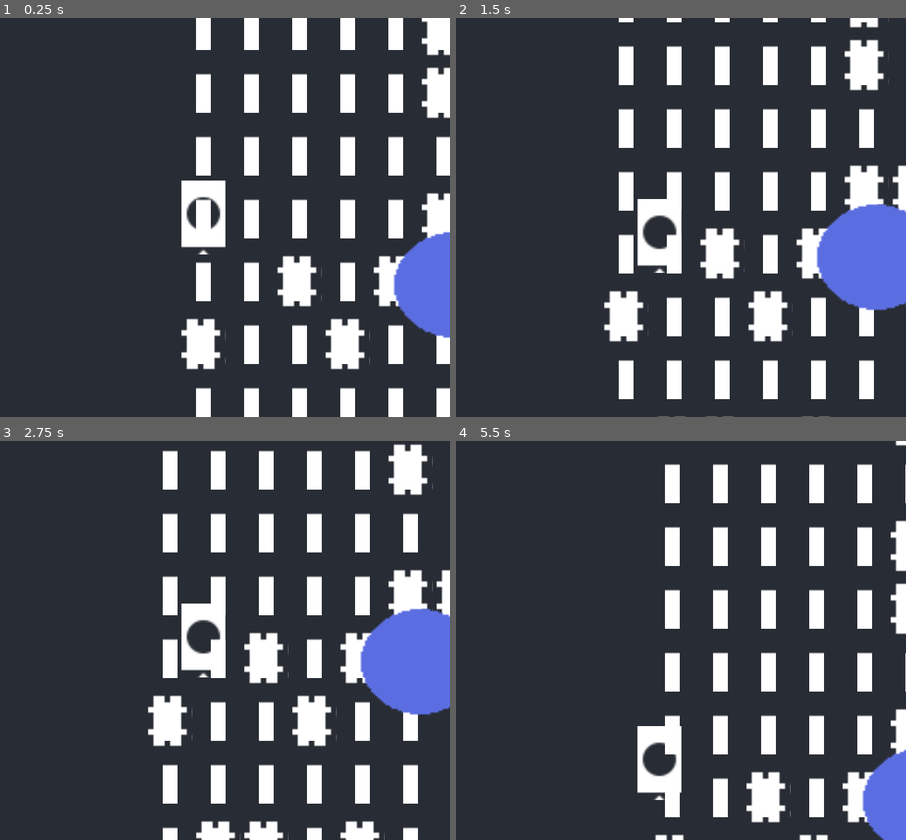
Above: before the commit, frames 1-4 (two rows, left to right).
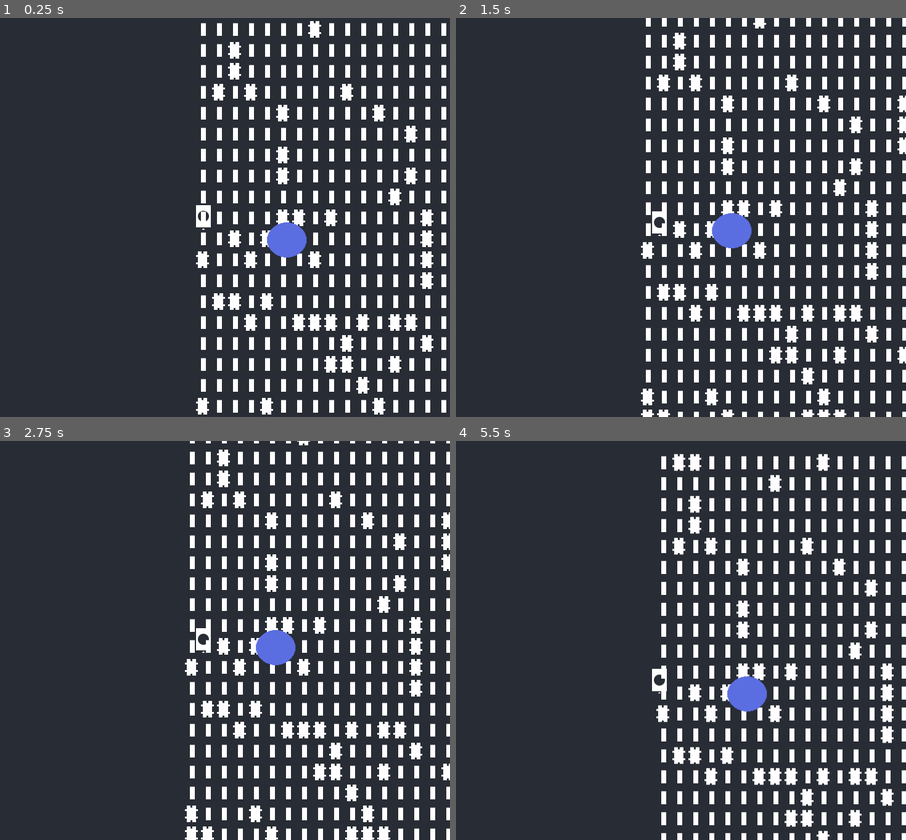
Above: after the commit, the same moments.

Repository: grantlouisherman/TransMigration
Game: Godot game, scene res://scene/main/main_scene.tscn
Same seed, same stepped clock (60 frames per second), same inputs: the game is played once before the commit and once after it.
Inputs:
- Up to frame 1 (0.25 s): no input
- Up to frame 2 (1.5 s): tap Enter at 0.5 s; hold D (move_right) 0.53-1.28 s; hold S (move_down) from 1.28 s (still down)
- Up to frame 3 (2.75 s): release S (move_down) at 2.03 s; hold D (move_right) from 2.03 s (still down)
- Up to frame 4 (5.5 s): tap Space at 2.75 s; release D (move_right) at 2.78 s; hold W (move_up) 2.78-3.53 s; hold A (move_left) 3.53-5.03 s; tap Enter at 5 s; hold S (move_down) from 5.03 s (still down)

The runs differ from the first frame. In frame 1, 25% of the frame differs, in the area x 40-100%, y 0-100%; in frame 2, 28%, in the area x 32-100%, y 0-100%; in frame 3, 28%; in frame 4, 23%.

Commit message:
signals for win con, and wall moves, no actions

Diff:
--- a/scene/main/Boundary.tscn
+++ b/scene/main/Boundary.tscn
@@ -1,9 +1,12 @@
-[gd_scene load_steps=2 format=3 uid="uid://ducumxe5h0upf"]
+[gd_scene load_steps=3 format=3 uid="uid://ducumxe5h0upf"]
+
+[ext_resource type="Script" path="res://scene/main/boundary.gd" id="1_2nl0r"]
 
 [sub_resource type="RectangleShape2D" id="RectangleShape2D_77gu7"]
 size = Vector2(807, 20)
 
 [node name="Node2D" type="Node2D"]
+script = ExtResource("1_2nl0r")
 
 [node name="Boundary" type="Node2D" parent="."]
 
--- a/scene/main/InitWorld.gd
+++ b/scene/main/InitWorld.gd
@@ -77,3 +77,27 @@
 			yPos+=1
 			if yPos == spawn_pont_y:
 				yPos+=1
+
+func _create_dungeon_walls():
+	#if last_wall_location == null:
+	#var rand_x = rng.randf_range(DungeonSize.MAX_X*-1, DungeonSize.MAX_X)
+	#var rand_y = rng.randf_range(DungeonSize.MAX_Y*-1,  DungeonSize.MAX_Y )
+	#var row = rand_x
+	#var column = rand_y
+	#_create_sprite(Wall,
+			#GroupName.DUNGEON,
+			#row,
+			#column,
+			#DungeonSize.MAX_X,
+			#DungeonSize.MAX_Y)
+	for i in range(100):
+		var rand_x = rng.randf_range(DungeonSize.MAX_X*-1, DungeonSize.MAX_X)
+		var rand_y = rng.randf_range(DungeonSize.MAX_Y*-1,  DungeonSize.MAX_Y )
+		var row = rand_x
+		var column = rand_y
+		_create_sprite(Wall,
+			GroupName.DUNGEON,
+			row,
+			column,
+			DungeonSize.MAX_X,
+			DungeonSize.MAX_Y)
--- /dev/null
+++ b/scene/main/boundary.gd
@@ -0,0 +1,17 @@
+extends Node2D
+
+
+# Called when the node enters the scene tree for the first time.
+func _ready() -> void:
+	#var player = get_tree().get
+	var n = get_parent()
+	n.connect("move_walls", _receive_wall_move_signal)
+
+
+
+# Called every frame. 'delta' is the elapsed time since the previous frame.
+func _process(delta: float) -> void:
+	pass
+
+func _receive_wall_move_signal():
+	print("received")
--- a/scene/main/main_scene.gd
+++ b/scene/main/main_scene.gd
@@ -1,6 +1,22 @@
 extends Node2D
-signal test
+signal move_walls
 var InputName = preload("res://library/InputName.gd").new()
 
-func _process(delta: float) -> void:
-	pass
+func _ready() -> void:
+	var player = get_tree().get_nodes_in_group("SpawnPoint")[0]
+	player.connect('win_cond', _won)
+	player.connect('red_touched', _red_touched)
+	player.connect('blue_touched', _blue_touched)
+
+#func _process(delta: float) -> void:
+	#var button_node = get_node("Player")
+	#print(button_node)
+func _won() -> void:
+	print("WINNER")
+	move_walls.emit()
+
+func _red_touched():
+	print("READ")
+
+func _blue_touched():
+	print("BLUE")
--- a/scene/main/player/player.gd
+++ b/scene/main/player/player.gd
@@ -4,6 +4,8 @@
 signal player_grow
 signal player_moved
 signal win_cond
+signal red_touched
+signal blue_touched
 var is_touched_red = false
 var is_touched_blue = false
 var win_screen = preload("res://GUI/win_screen.tscn").instantiate()
@@ -31,7 +33,9 @@
 		var collision_object = obj.get_collider().to_string()
 		if collision_object.find("Red") != -1:
 			is_touched_red = true
+			red_touched.emit()
 		if collision_object.find("Blue") != -1:
 			is_touched_blue = true
+			blue_touched.emit()
 	if is_touched_blue and is_touched_red:
 		win_cond.emit()
--- a/sprites/player.tscn
+++ b/sprites/player.tscn
@@ -39,7 +39,6 @@
 shape = SubResource("RectangleShape2D_m5rse")
 
 [node name="Camera2D" type="Camera2D" parent="."]
-zoom = Vector2(3, 3)
 position_smoothing_enabled = true
 
 [connection signal="area_shape_entered" from="Area2D" to="." method="_on_area_2d_area_shape_entered"]
